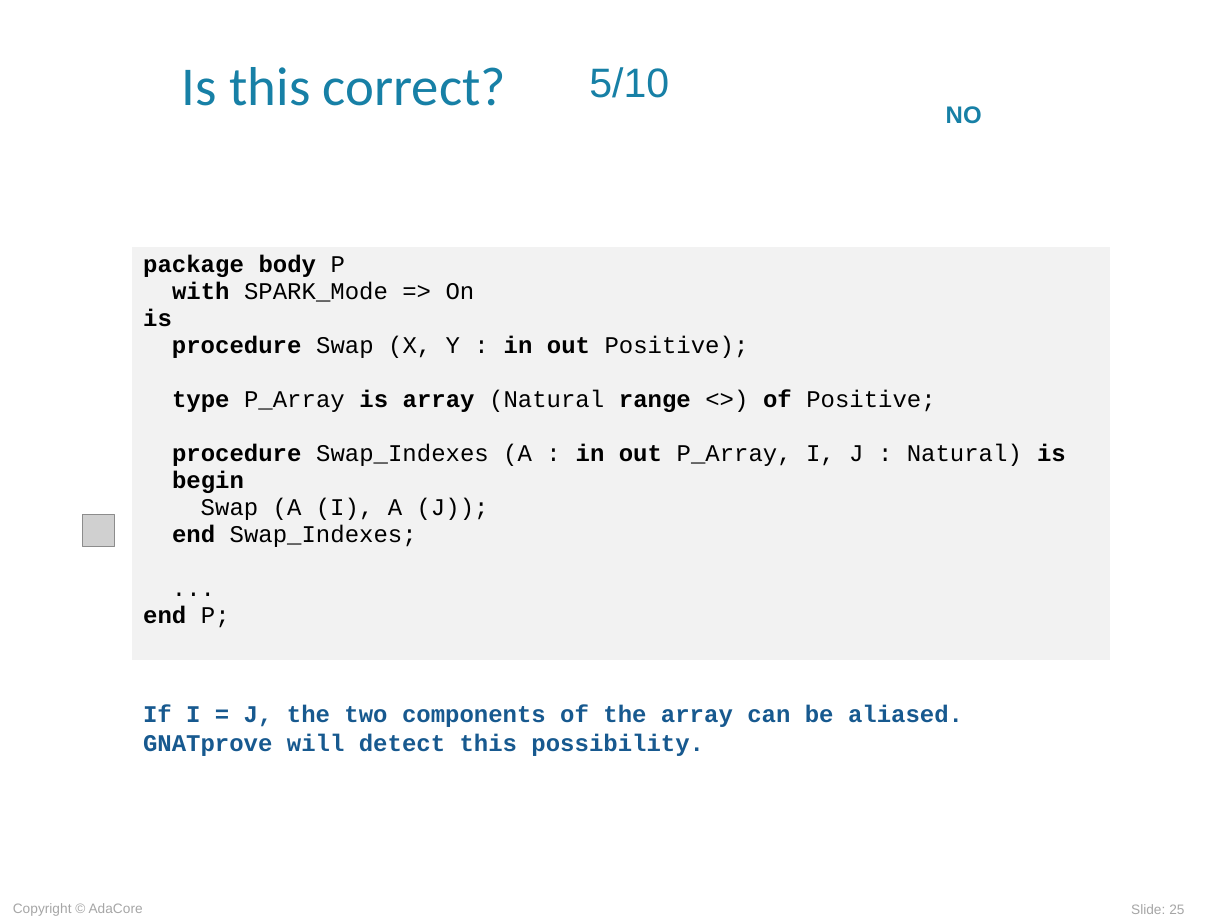
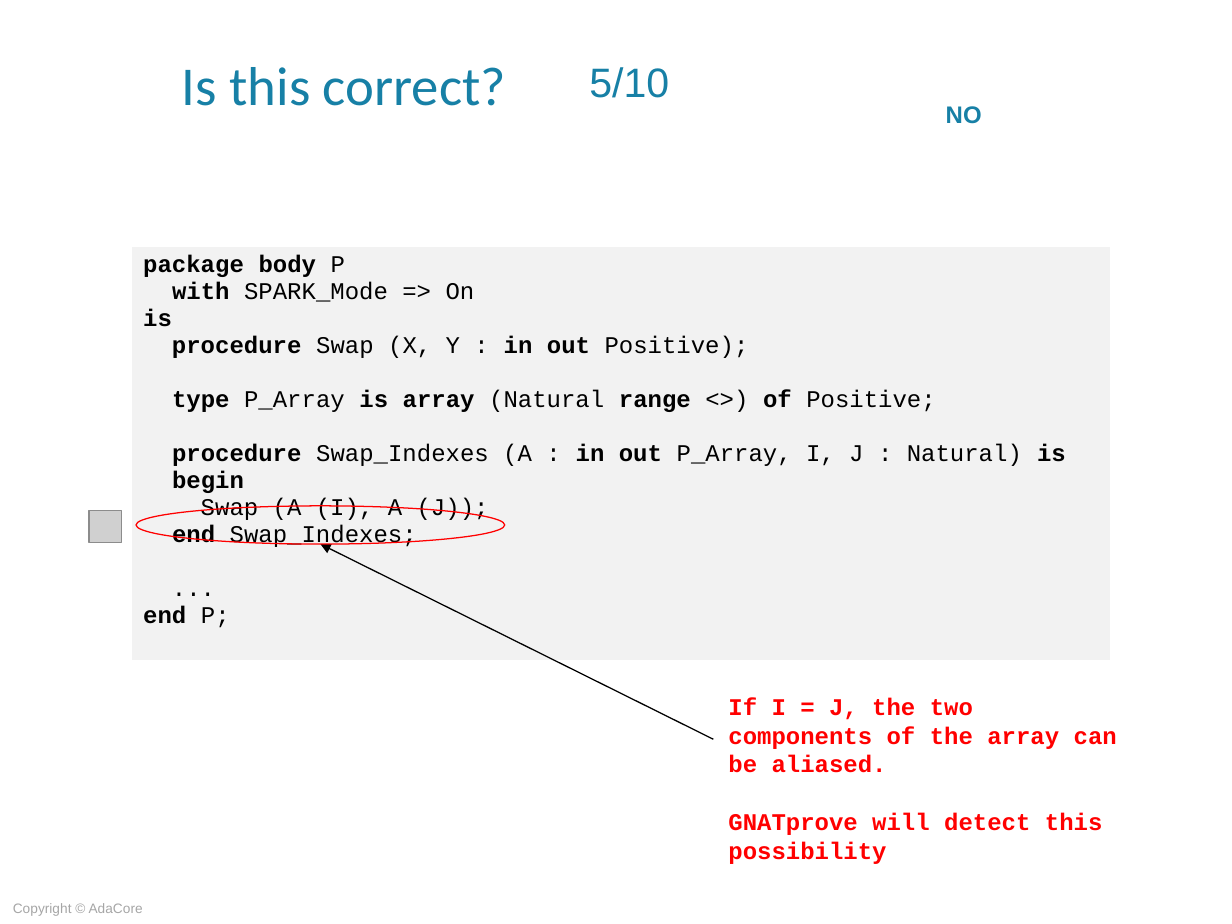
Before and after one commit to AdaCoreU/Courses, a slide deck: slide 25 of lectures/06_SPARK_2014/01_Overview/Slides/01_Overview.ppt. Drawn at 1232x924 pixels with LibreOffice and Linux fonts; fonts in the diff are those of the drawing; grey boxes stand for pictures; background and template pictures are left out. Boxes give left, top, right and bottom in pixels: in the first picture for what was removed or moved away, otherwise in the second. Text is boxed around its words. In the diff, an @@ line names an element or a change of style, - is before the commit and + after.

```diff
--- a/lectures/06_SPARK_2014/01_Overview/Slides/01_Overview.ppt
+++ b/lectures/06_SPARK_2014/01_Overview/Slides/01_Overview.ppt
@@ ellipse added at <box>136,506,504,545</box>, outline #FF0000 0.74 pt @@
@@ picture: place and size @@
-picture at <box>83,515,115,547</box>
+picture at <box>89,510,121,542</box>
@@ arrow added from (713, 739) to (320, 545), #000000 0.74 pt @@
@@ text "If I = J, the ...": place and size @@
-text "If I = J, the ..." at <box>143,704,963,756</box>
+text "If I = J, the ..." at <box>728,697,1117,864</box>
@@ text at <box>728,697,1117,773</box>: text colour #17598F to #FF0000 in "If I = J, the two components ..." @@
@@ text at <box>728,812,1103,864</box>: text changed; text colour #17598F to #FF0000 @@
-GNATprove will detect this possibility.
+GNATprove will detect this possibility
@@ page number removed at <box>1131,904,1184,914</box> @@
-Slide: 25
```
Also in this commit, not shown: 33 other slides changed, 2 slides added, 2 slides removed, 1 other file.
